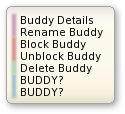
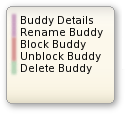
Layer changes from the first 125×114 image to the second:
hid "Blue Side" over [9, 73, 18, 100]
painted on "Buddy Details ..." over [21, 76, 63, 96]
